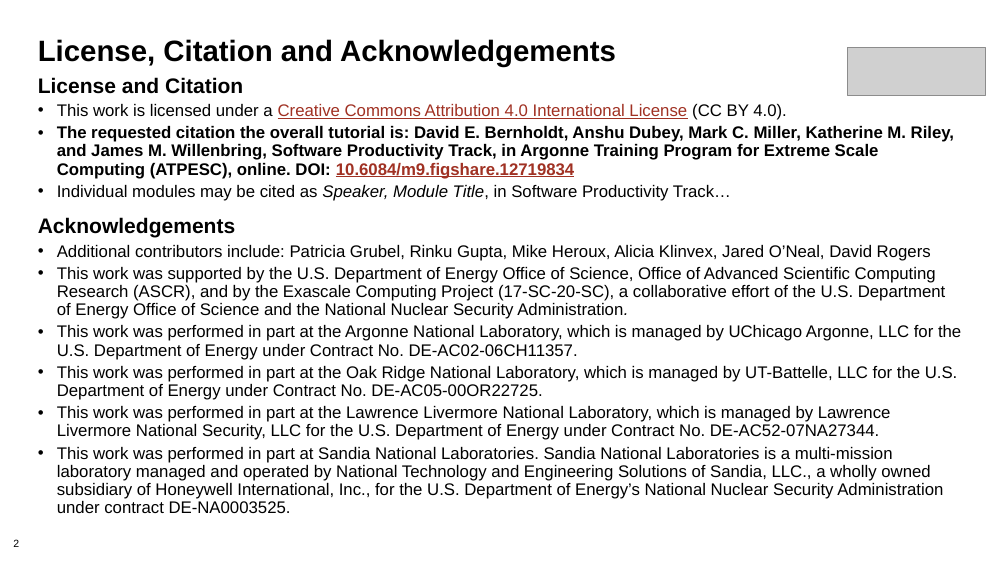
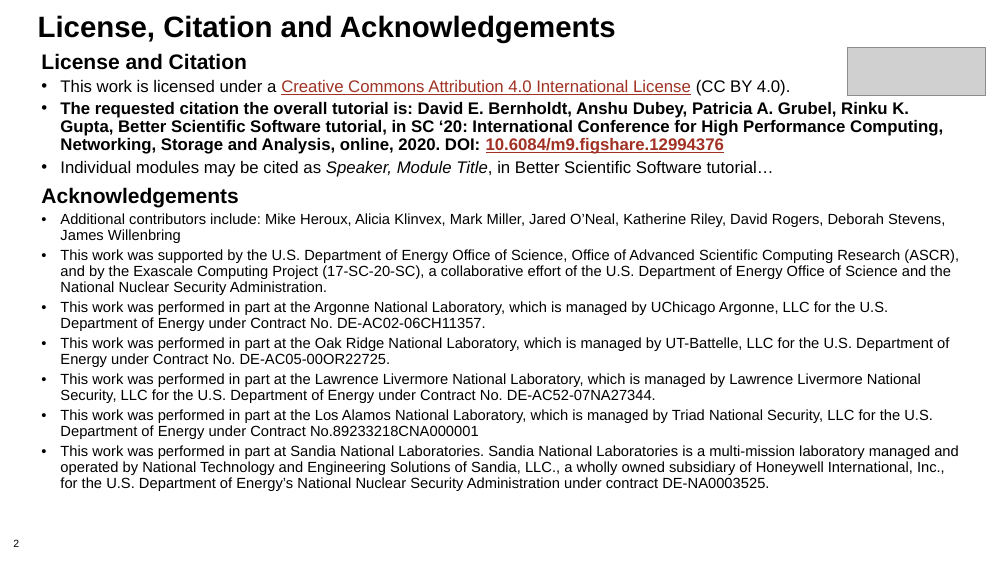
Before and after one commit to betterscientificsoftware/bssw-tutorial, a slide deck: slide 2 of presentations/04-design.pptx. Drawn at 1008x567 pixels with LibreOffice and Linux fonts; fonts in the diff are those of the drawing; grey boxes stand for pictures; background and template pictures are left out. Boxes give left, top, right and bottom in pixels: in the first picture for what was removed or moved away, otherwise in the second. Text is boxed around its words. In the diff, an @@ line names an element or a change of style, - is before the commit and + after.

```diff
--- a/presentations/04-design.pptx
+++ b/presentations/04-design.pptx
@@ title "License, Citation and Acknowledgements" moved from (x1=38, y1=39, x2=616, y2=67) to (x1=38, y1=15, x2=616, y2=43) @@
@@ text "License and Citation" moved from (x1=38, y1=77, x2=961, y2=513) to (x1=41, y1=53, x2=959, y2=491) @@
@@ text at (x1=60, y1=102, x2=943, y2=177): text changed @@
-• The requested citation the overall tutorial is: David E. Bernholdt, Anshu Dubey, Mark C. Miller, Katherine M. Riley, and James M. Willenbring, Software Productivity Track, in Argonne Training Program for Extreme Scale Computing (ATPESC), online. DOI: 10.6084/m9.figshare.12719834
-• Individual modules may be cited as Speaker, Module Title, in Software Productivity Track…
+• The requested citation the overall tutorial is: David E. Bernholdt, Anshu Dubey, Patricia A. Grubel, Rinku K. Gupta, Better Scientific Software tutorial, in SC ‘20: International Conference for High Performance Computing, Networking, Storage and Analysis, online, 2020. DOI: 10.6084/m9.figshare.12994376
+• Individual modules may be cited as Speaker, Module Title, in Better Scientific Software tutorial…
@@ text at (x1=41, y1=187, x2=959, y2=491): size 16 to 14 pt in "This work was supported by the U.S. ...", "This work was performed in part at ...", "This work was performed in part at ...", "This work was performed in part at ..." and 1 more places; less space between paragraphs @@
@@ text at (x1=60, y1=213, x2=945, y2=243): text changed; size 16 to 14 pt @@
-• Additional contributors include: Patricia Grubel, Rinku Gupta, Mike Heroux, Alicia Klinvex, Jared O’Neal, David Rogers
+• Additional contributors include: Mike Heroux, Alicia Klinvex, Mark Miller, Jared O’Neal, Katherine Riley, David Rogers, Deborah Stevens, James Willenbring
@@ text at (x1=60, y1=409, x2=933, y2=439): paragraph added @@
+• This work was performed in part at the Los Alamos National Laboratory, which is managed by Triad National Security, LLC for the U.S. Department of Energy under Contract No.89233218CNA000001
```
Also in this commit, not shown: 4 other slides changed, 4 slides removed.
